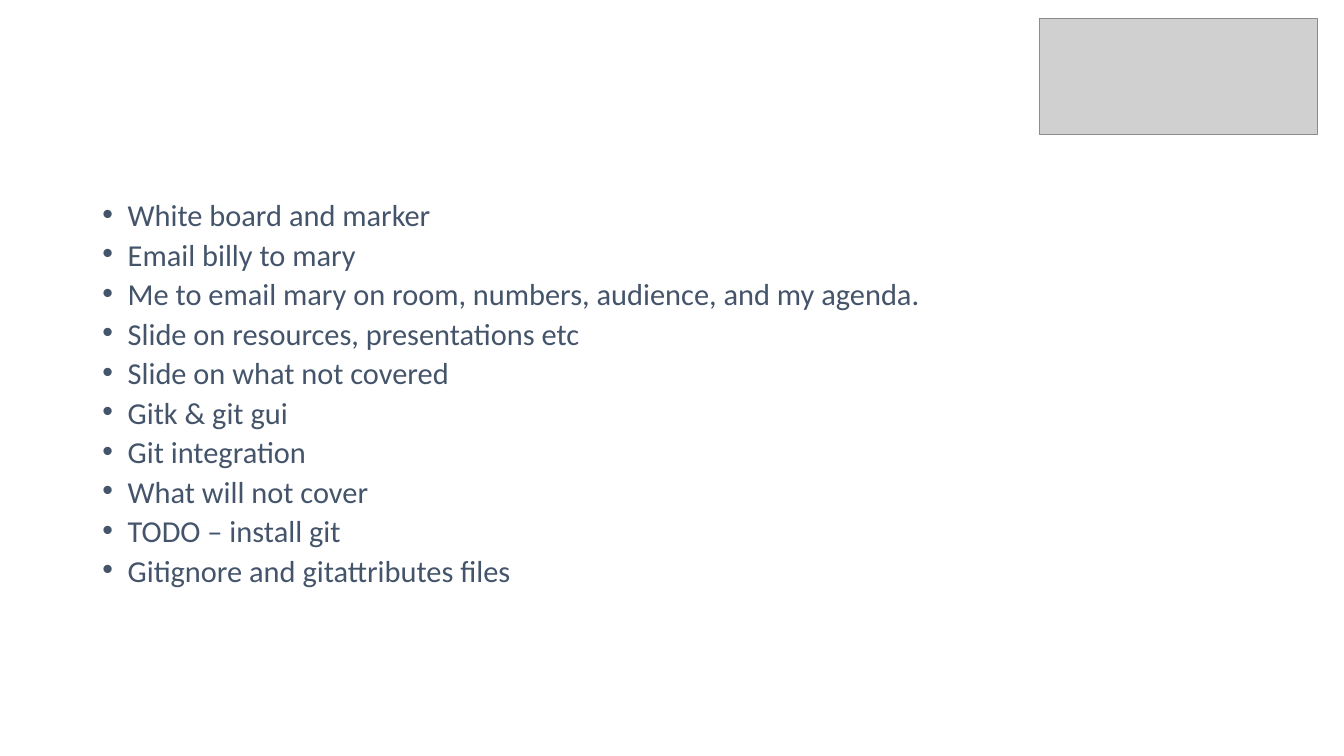
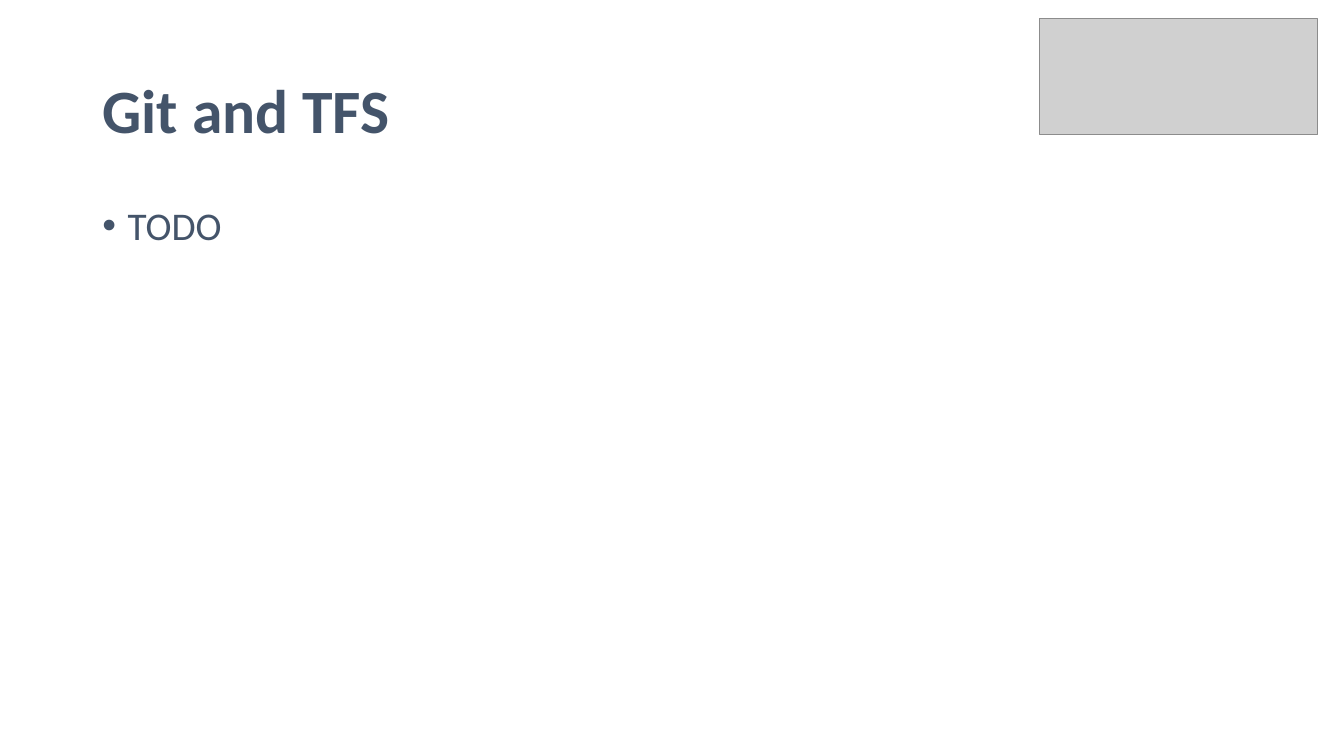
Before and after one commit to noelmcgrath/GitPresentation, a slide deck: slide 12 of Introduction to Git and GitHub.pptx (slide 2 before the commit). Drawn at 1344x756 pixels with LibreOffice and Linux fonts; fonts in the diff are those of the drawing; grey boxes stand for pictures. Boxes give left, top, right and bottom in pixels: in the first picture for what was removed or moved away, otherwise in the second. Text is boxed around its words. In the diff, an @@ line names an element or a change of style, - is before the commit and + after.

```diff
--- a/Introduction to Git and GitHub.pptx
+++ b/Introduction to Git and GitHub.pptx
@@ title added at (102, 89, 389, 134), 44 pt, text #44546A, bold @@
+Git and TFS
@@ text at (128, 214, 222, 241): text changed; size 21.7 to 28 pt @@
-• White board and marker
-• Email billy to mary
-• Me to email mary on room, numbers, audience, and my agenda.
-• Slide on resources, presentations etc
-• Slide on what not covered
-• Gitk & git gui
-• Git integration
-• What will not cover
-• TODO – install git
-• Gitignore and gitattributes files
+• TODO
```
Also in this commit, not shown: 5 other slides changed, 4 slides added, 1 slide removed, 1 other file.
